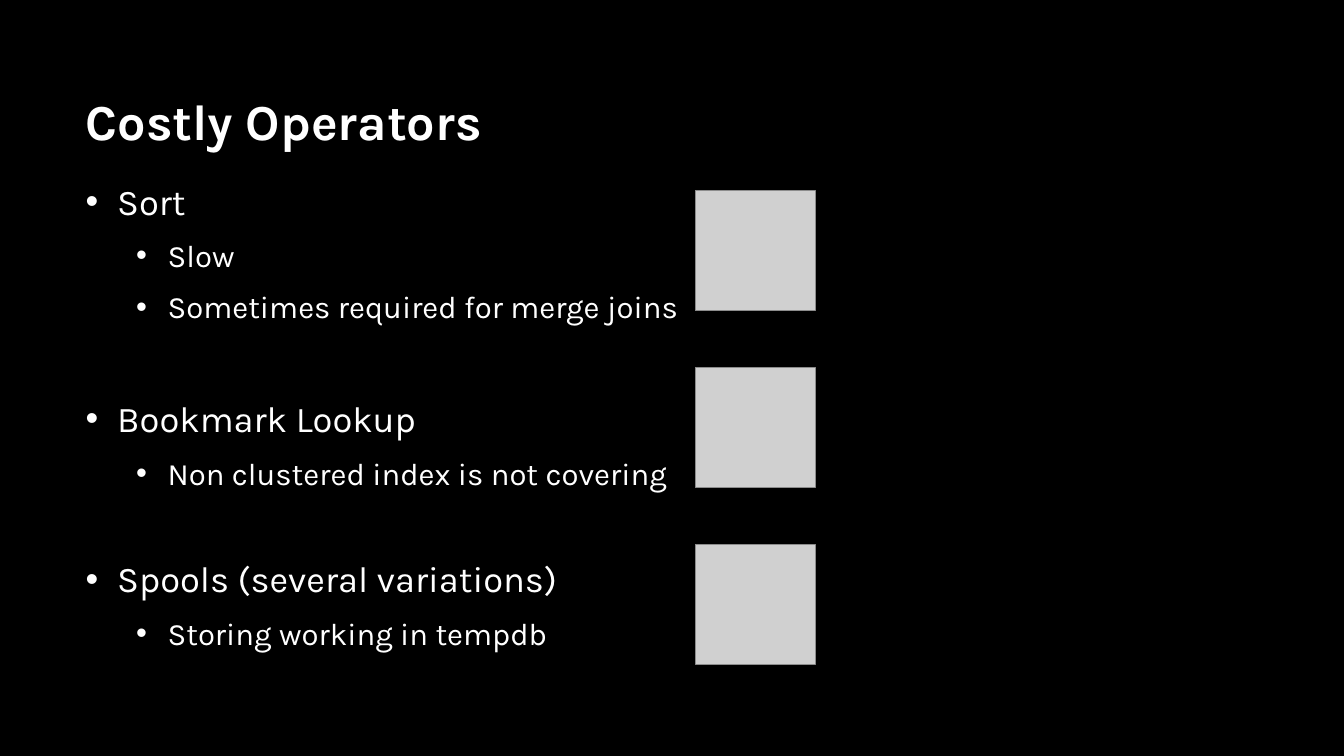
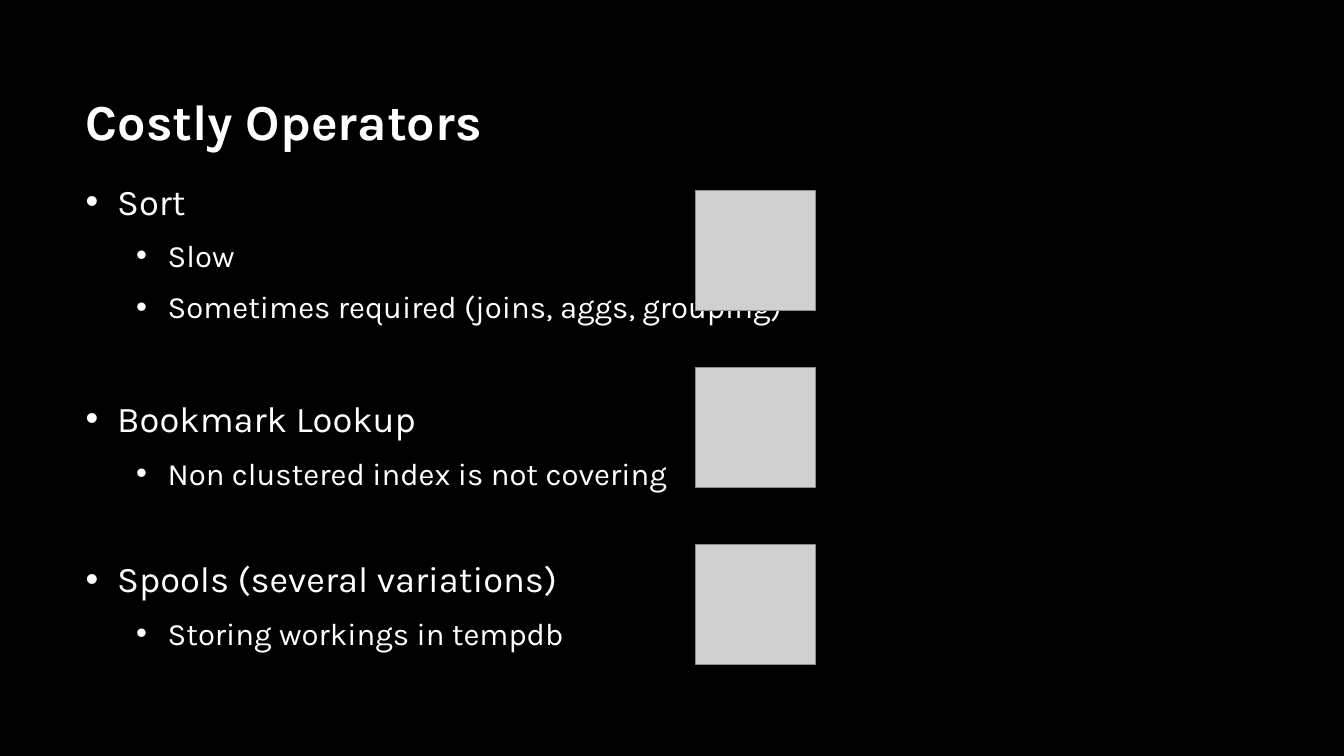
Before and after one commit to sabinio/SQLTraining, a slide deck: slide 35 of Slides/3. Query Execution.pptx (slide 30 before the commit). Drawn at 1344x756 pixels with LibreOffice and Linux fonts; fonts in the diff are those of the drawing; grey boxes stand for pictures; background and template pictures are left out. Boxes give left, top, right and bottom in pixels: in the first picture for what was removed or moved away, otherwise in the second. Text is boxed around its words. In the diff, an @@ line names an element or a change of style, - is before the commit and + after.

```diff
--- a/Slides/3. Query Execution.pptx
+++ b/Slides/3. Query Execution.pptx
@@ text at [168,291,781,326]: text changed @@
-  • Sometimes required for merge joins
+  • Sometimes required (joins, aggs, grouping)
@@ text at [168,623,564,652]: text changed @@
-  • Storing working in tempdb
+  • Storing workings in tempdb
```
Also in this commit, not shown: 6 other slides changed, 8 slides added, 3 slides removed, 1 other file.
